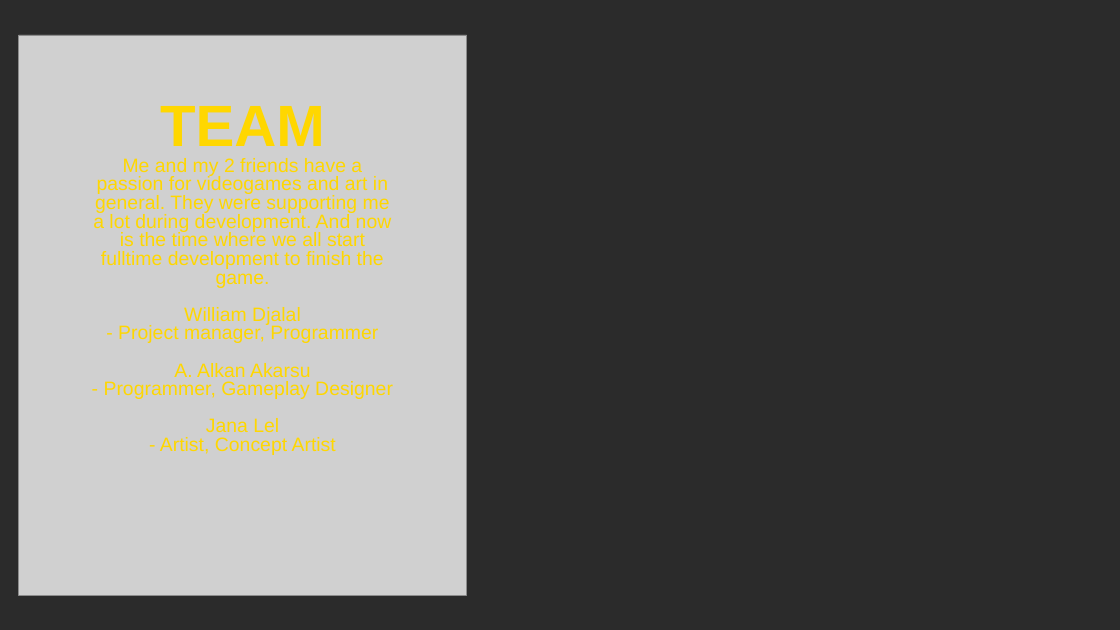
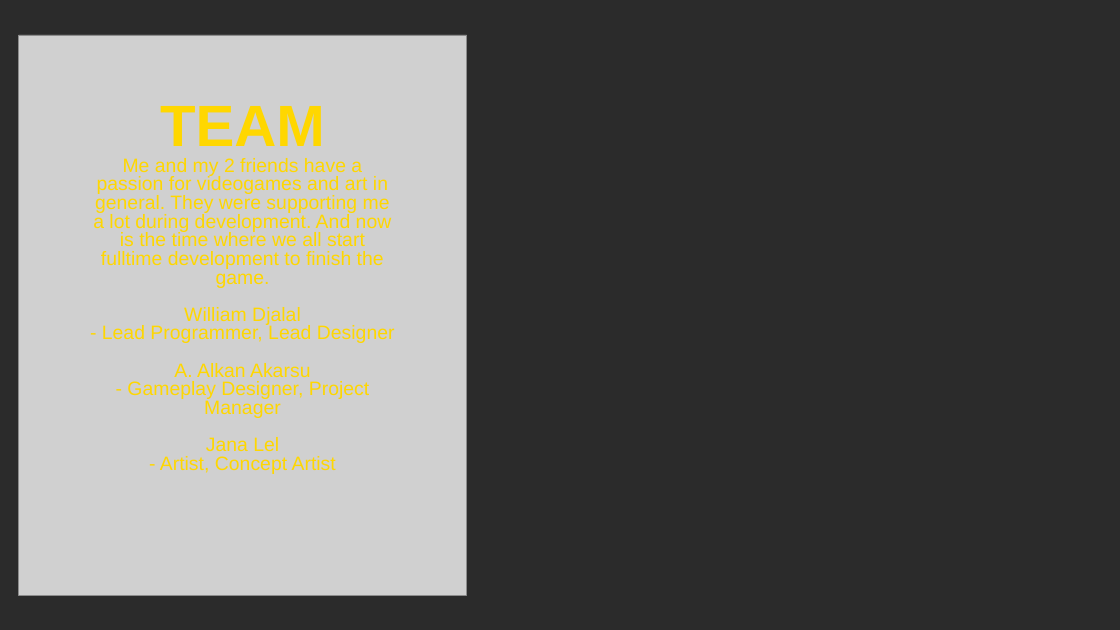
Before and after one commit to SoulPixelIV/casa-de-diamantes, a slide deck: slide 5 of CasaDeDiamantes.odp. Drawn at 1120x630 pixels with LibreOffice and Linux fonts; fonts in the diff are those of the drawing; grey boxes stand for pictures; background and template pictures are left out; a plain dark background stands for a picture behind light text. Boxes give left, top, right and bottom in pixels: in the first picture for what was removed or moved away, otherwise in the second. Text is boxed around its words. In the diff, an @@ line names an element or a change of style, - is before the commit and + after.

Commit message:
Updated powerpoint

```diff
--- a/CasaDeDiamantes.odp
+++ b/CasaDeDiamantes.odp
@@ title at box(93, 106, 395, 474): text changed @@
-TEAM
-Me and my 2 friends have a passion for videogames and art in general. They were supporting me a lot during development. And now is the time where we all start fulltime development to finish the game.
-William Djalal
-- Project manager, Programmer
-A. Alkan Akarsu
-- Programmer, Gameplay Designer
-Jana Lel
-- Artist, Concept Artist
+TEAM
+Me and my 2 friends have a passion for videogames and art in general. They were supporting me a lot during development. And now is the time where we all start fulltime development to finish the game.
+William Djalal
+- Lead Programmer, Lead Designer
+A. Alkan Akarsu
+- Gameplay Designer, Project Manager
+Jana Lel
+- Artist, Concept Artist
```
Also in this commit, not shown: 2 other files.
